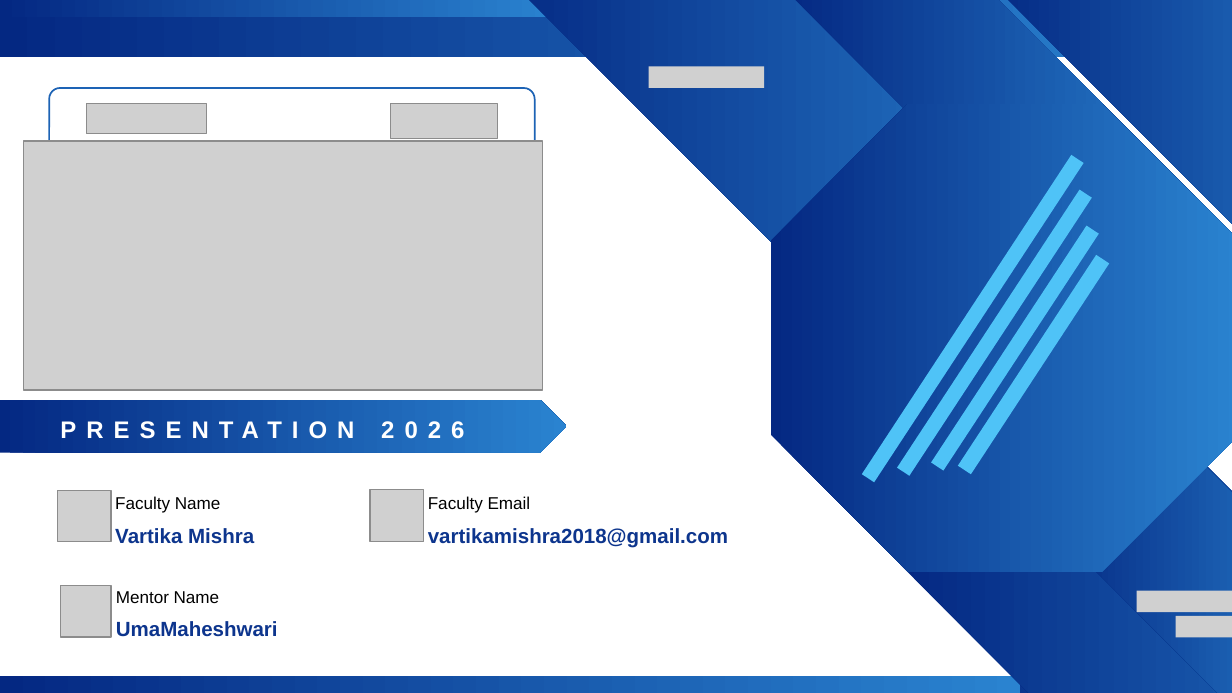
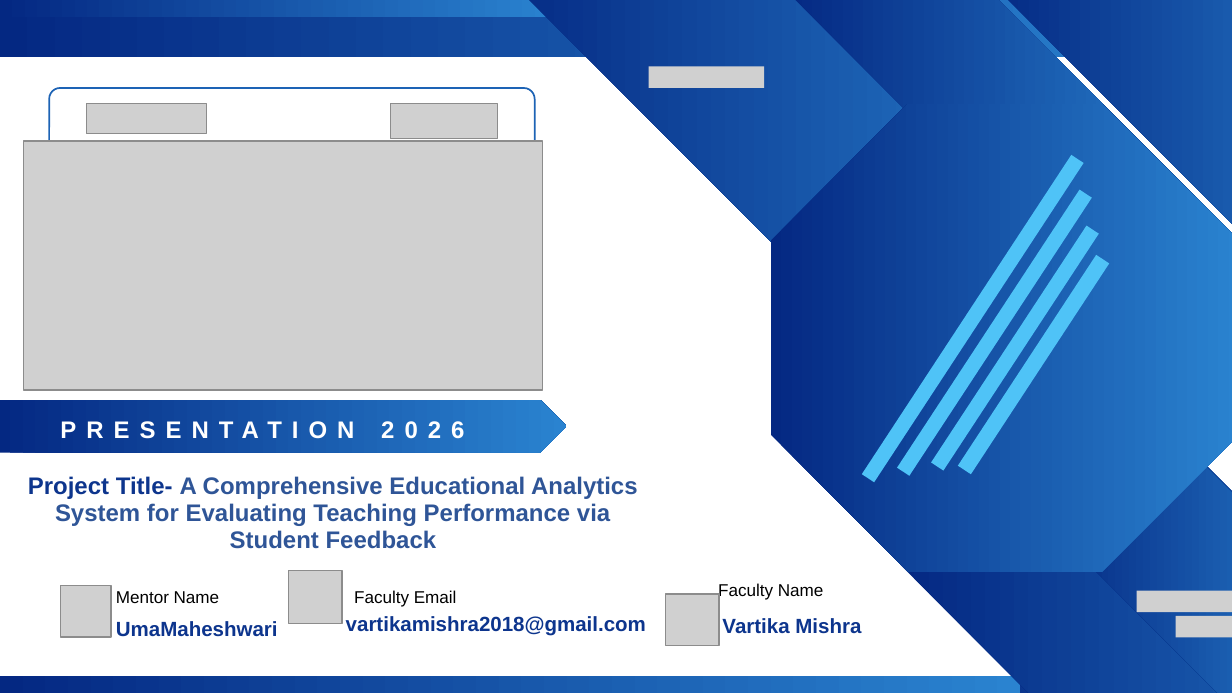
Before and after one commit to vartikamishrastudy/Evaluating-Teaching-Performance-via-Student-Feedback, a slide deck: slide 1 of PPT Faculty-AICW Project Report- STUDENT FEEDBACK.pptx. Drawn at 1232x693 pixels with LibreOffice and Linux fonts; fonts in the diff are those of the drawing; grey boxes stand for pictures; background and template pictures are left out. Boxes give left, top, right and bottom in pixels: in the first picture for what was removed or moved away, otherwise in the second. Text is boxed around its words. In the diff, an @@ line names an element or a change of style, - is before the commit and + after.

```diff
--- a/PPT Faculty-AICW Project Report- STUDENT FEEDBACK.pptx
+++ b/PPT Faculty-AICW Project Report- STUDENT FEEDBACK.pptx
@@ table added at (x1=1, y1=467, x2=667, y2=623), 1 rows, 1 columns @@
+Project Title- A Comprehensive Educational Analytics System for Evaluating Teaching Performance via Student Feedback
@@ picture moved from (x1=370, y1=489, x2=424, y2=542) to (x1=288, y1=570, x2=342, y2=623) @@
@@ text "Faculty Email" moved from (x1=428, y1=496, x2=531, y2=513) to (x1=354, y1=590, x2=457, y2=607) @@
@@ picture moved from (x1=58, y1=490, x2=111, y2=542) to (x1=665, y1=594, x2=718, y2=646) @@
@@ text "Faculty Name" moved from (x1=115, y1=496, x2=220, y2=513) to (x1=718, y1=583, x2=823, y2=600) @@
@@ text "vartikamishra2018@gmail.com" moved from (x1=428, y1=528, x2=728, y2=548) to (x1=346, y1=616, x2=646, y2=636) @@
@@ text "Vartika Mishra" moved from (x1=115, y1=528, x2=254, y2=544) to (x1=722, y1=618, x2=861, y2=634) @@
```
Also in this commit, not shown: 1 slide removed.
